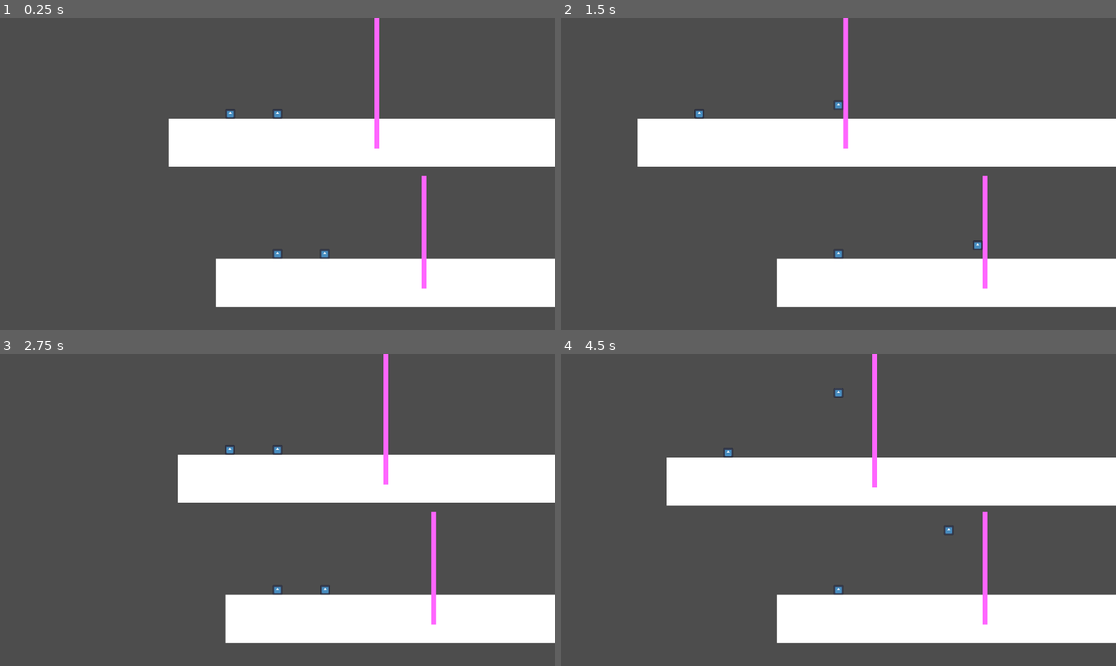
Above: before the commit, frames 1-4 (two rows, left to right).
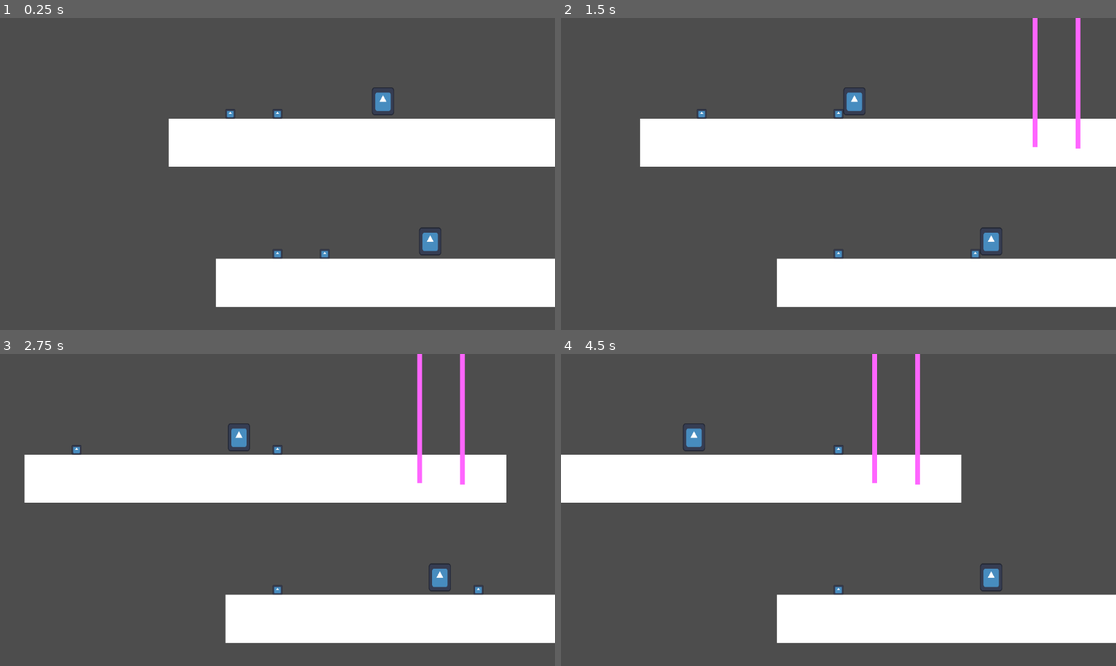
Above: after the commit, the same moments.

Repository: Arthur-Ataide/GAMEJAO
Game: Godot game, scene res://scenes/player/game.tscn
Same seed, same stepped clock (60 frames per second), same inputs: the game is played once before the commit and once after it. This scene is started directly instead of the project's main scene. The engine's default icon, where the game draws it, is replaced by a stand-in: a white triangle on a blue panel in a dark square.
Inputs:
- Up to frame 1 (0.25 s): no input
- Up to frame 2 (1.5 s): tap Enter at 0.5 s; hold D (right_player_1) from 0.53 s (still down); tap W (jump_player_1) at 0.6, 0.77, 1.07 s; tap Down (down_player_2) at 1.35 s
- Up to frame 3 (2.75 s): tap W (jump_player_1) at 1.52, 1.55, 1.82, 2.3 s; release D (right_player_1) at 2.03 s; hold A (left_player_1) from 2.03 s (still down); tap Left (left_player_2) at 2.1 s
- Up to frame 4 (4.5 s): release A (left_player_1) at 2.78 s; hold D (right_player_1) 2.78-4.28 s; tap Right (right_player_2) at 2.85 s; tap W (jump_player_1) at 3.02, 3.05, 3.32, 3.6, 3.77, 4.07 s; tap Space at 4.25 s; hold A (left_player_1) from 4.28 s (still down); tap Down (down_player_2) at 4.35 s

The runs differ from the first frame. In frame 1, 1.0% of the frame differs, in the area x 66-80%, y 0-87%; in frame 2, 2.1%; in frame 3, 7.7%; in frame 4, 9.6%, in the area x 0-100%, y 0-87%.

Commit message:
teleporte

Diff:
--- /dev/null
+++ b/gamejao/scenes/levels/area_2d.gd
@@ -0,0 +1,21 @@
+# porta.gd
+extends Area2D
+
+# Esta variável vai guardar o destino específico desta porta.
+# O @export faz ela aparecer no editor.
+@export var destino: Marker2D
+
+# Sinal emitido quando um corpo (como o jogador) entra na área.
+func _on_body_entered(body):
+	# Verifica se o corpo que entrou é o nosso jogador.
+	if body.has_method("set_destino_e_estado_da_porta"):
+		# Se for, chama a função do jogador para avisar:
+		# 1. Qual é o destino desta porta.
+		# 2. Que o jogador agora está perto de uma porta.
+		body.set_destino_e_estado_da_porta(destino, true)
+
+# Sinal emitido quando o corpo sai da área.
+func _on_body_exited(body):
+	if body.has_method("set_destino_e_estado_da_porta"):
+		# Avisa ao jogador que ele não está mais perto da porta e não tem destino.
+		body.set_destino_e_estado_da_porta(null, false)
--- /dev/null
+++ b/gamejao/scenes/levels/destino_da_porta.gd
@@ -0,0 +1 @@
+extends Marker2D
--- /dev/null
+++ b/gamejao/scenes/levels/main_level.gd
@@ -0,0 +1,17 @@
+extends Node2D
+
+#@export var destino: Marker2D
+#
+#func _on_area_2d_body_entered(body: Node2D) -> void:
+	#print("Alguem na porta ", body)
+	#if body.has_method("set_destino_e_estado_da_porta"):
+		## Se for, chama a função do jogador para avisar:
+		## 1. Qual é o destino desta porta.
+		## 2. Que o jogador agora está perto de uma porta.
+		#body.set_destino_e_estado_da_porta(destino, true)
+#
+#
+#func _on_area_2d_body_exited(body: Node2D) -> void:
+	#if body.has_method("set_destino_e_estado_da_porta"):
+		## Avisa ao jogador que ele não está mais perto da porta e não tem destino.
+		#body.set_destino_e_estado_da_porta(null, false)
--- a/gamejao/scenes/levels/main_level.tscn
+++ b/gamejao/scenes/levels/main_level.tscn
@@ -1,13 +1,23 @@
-[gd_scene load_steps=4 format=3 uid="uid://davav8lxmqru8"]
+[gd_scene load_steps=9 format=3 uid="uid://davav8lxmqru8"]
 
+[ext_resource type="Script" uid="uid://cesthlqr11ojv" path="res://scenes/levels/main_level.gd" id="1_fke1l"]
+[ext_resource type="Texture2D" uid="uid://wgitnancowcj" path="res://icon.svg" id="2_ojqrr"]
 [ext_resource type="PackedScene" uid="uid://d2vk830vriy5g" path="res://scenes/player/climbable_wall.tscn" id="3_fke1l"]
+[ext_resource type="Script" uid="uid://d0f0hihe507t4" path="res://scenes/levels/area_2d.gd" id="4_hn3as"]
 
 [sub_resource type="QuadMesh" id="QuadMesh_lx3qq"]
 
 [sub_resource type="RectangleShape2D" id="RectangleShape2D_ojqrr"]
 size = Vector2(1000, 100)
 
+[sub_resource type="RectangleShape2D" id="RectangleShape2D_fke1l"]
+size = Vector2(46, 58)
+
+[sub_resource type="RectangleShape2D" id="RectangleShape2D_hn3as"]
+size = Vector2(3, 55.875)
+
 [node name="MainLevel" type="Node2D"]
+script = ExtResource("1_fke1l")
 
 [node name="Platform" type="StaticBody2D" parent="."]
 position = Vector2(490, 607)
@@ -20,5 +30,36 @@
 shape = SubResource("RectangleShape2D_ojqrr")
 
 [node name="ClimbableWall" parent="." instance=ExtResource("3_fke1l")]
-position = Vector2(422, 369)
+position = Vector2(899, 369)
 scale = Vector2(1, 5)
+
+[node name="ClimbableWall2" parent="." instance=ExtResource("3_fke1l")]
+position = Vector2(810, 366)
+scale = Vector2(1, 5)
+
+[node name="StaticBody2D" type="StaticBody2D" parent="."]
+position = Vector2(436, 521)
+
+[node name="CollisionShape2D" type="CollisionShape2D" parent="StaticBody2D"]
+position = Vector2(-1, 0)
+shape = SubResource("RectangleShape2D_fke1l")
+
+[node name="Sprite2D" type="Sprite2D" parent="StaticBody2D"]
+position = Vector2(-1, 0)
+scale = Vector2(0.359375, 0.453125)
+texture = ExtResource("2_ojqrr")
+
+[node name="Area2D" type="Area2D" parent="StaticBody2D" node_paths=PackedStringArray("destino")]
+position = Vector2(-1, 2)
+script = ExtResource("4_hn3as")
+destino = NodePath("../../Marker2D")
+
+[node name="CollisionShape2D" type="CollisionShape2D" parent="StaticBody2D/Area2D"]
+position = Vector2(-27, -3)
+shape = SubResource("RectangleShape2D_hn3as")
+
+[node name="Marker2D" type="Marker2D" parent="."]
+position = Vector2(580, 511)
+
+[connection signal="body_entered" from="StaticBody2D/Area2D" to="StaticBody2D/Area2D" method="_on_body_entered"]
+[connection signal="body_exited" from="StaticBody2D/Area2D" to="StaticBody2D/Area2D" method="_on_body_exited"]
--- /dev/null
+++ b/gamejao/scenes/levels/porta.gd
@@ -0,0 +1 @@
+extends StaticBody2D
--- /dev/null
+++ b/gamejao/scenes/levels/static_body_2d.gd
@@ -0,0 +1 @@
+extends StaticBody2D
--- a/gamejao/scenes/player/climbable_wall.gd
+++ b/gamejao/scenes/player/climbable_wall.gd
@@ -1 +1,5 @@
 extends StaticBody2D
+
+
+func _on_area_2d_body_entered(body: Node2D) -> void:
+	pass
--- a/gamejao/scenes/player/player_1.gd
+++ b/gamejao/scenes/player/player_1.gd
@@ -1,24 +1,54 @@
 extends CharacterBody2D
+
 
 var gravity = 30
 var jump_force = 300
+var perto_da_porta = false
+var destino_atual = null
+
+func set_destino_e_estado_da_porta(novo_destino, esta_perto):
+	destino_atual = novo_destino
+	perto_da_porta = esta_perto
 
 func _physics_process(_delta: float):
-	if !is_on_floor():
-		if is_on_wall():
-			velocity.y += gravity * 0.5
-		else:
-			velocity.y += gravity
-		if velocity.y >= 500:
+	# Aplica gravidade constantemente, a menos que o personagem esteja no chão.
+	if not is_on_floor():
+		velocity.y += gravity
+		if velocity.y > 600:
 			velocity.y = 600
-		if Input.is_action_pressed("down_player_1"):
-			velocity.y += 300
 
-	if Input.is_action_just_pressed("jump_player_1") && (is_on_floor() || is_on_wall()):
-		velocity.y = -jump_force
+	# Agora, decide entre INTERAGIR ou MOVER
+	if perto_da_porta:
+		# --- AÇÕES DE INTERAÇÃO ---
+		# Para completamente o movimento horizontal
+		velocity.x = 0
 
+		if Input.is_action_just_pressed("jump_player_1"): # Recomendo usar uma tecla como "E" ou "Enter"
+			print("AÇÃO: Abrir a porta!")
+			if destino_atual:
+				# TELETRANSPORTA O JOGADOR!
+				global_position = destino_atual.global_position
+			else:
+				print("ERRO: Esta porta não tem um destino configurado!")
+	else:
+		# --- LÓGICA DE MOVIMENTO NORMAL ---
+		# Pulo
+		if Input.is_action_just_pressed("jump_player_1") and is_on_floor():
+			velocity.y = -jump_force
 
-	var horizontaDirection = Input.get_axis("left_player_1", "right_player_1")
-	velocity.x = 300 * horizontaDirection
+		# Movimento Horizontal (movido para cá)
+		var horizontal_direction = Input.get_axis("left_player_1", "right_player_1")
+		velocity.x = 300 * horizontal_direction
 
+	# A chamada final que aplica toda a velocidade calculada
 	move_and_slide()
+
+func _on_porta_area_body_entered(body):
+	if body == self:
+		perto_da_porta = true
+		print("Jogador1 está perto da porta!")
+
+func _on_porta_area_body_exited(body):
+	if body == self:
+		perto_da_porta = false
+		print("Jogador1 se afastou da porta.")
--- a/gamejao/scenes/player/player_2.gd
+++ b/gamejao/scenes/player/player_2.gd
@@ -2,6 +2,7 @@
 
 var gravity = 30
 var jump_force = 1000
+var perto_da_porta = false
 
 func _physics_process(delta: float):
 	if !is_on_floor():
@@ -19,3 +20,13 @@
 	velocity.x = 300 * horizontaDirection
 
 	move_and_slide()
+
+func _on_porta_area_body_entered(body):
+	if body == self:
+		perto_da_porta = true
+		print("Jogador2 está perto da porta!")
+
+func _on_porta_area_body_exited(body):
+	if body == self:
+		perto_da_porta = false
+		print("Jogador2 se afastou da porta.")
Not shown, added: gamejao/scenes/levels/area_2d.gd.uid
Not shown, added: gamejao/scenes/levels/destino_da_porta.gd.uid
Not shown, added: gamejao/scenes/levels/main_level.gd.uid
Not shown, added: gamejao/scenes/levels/porta.gd.uid
Not shown, added: gamejao/scenes/levels/static_body_2d.gd.uid
